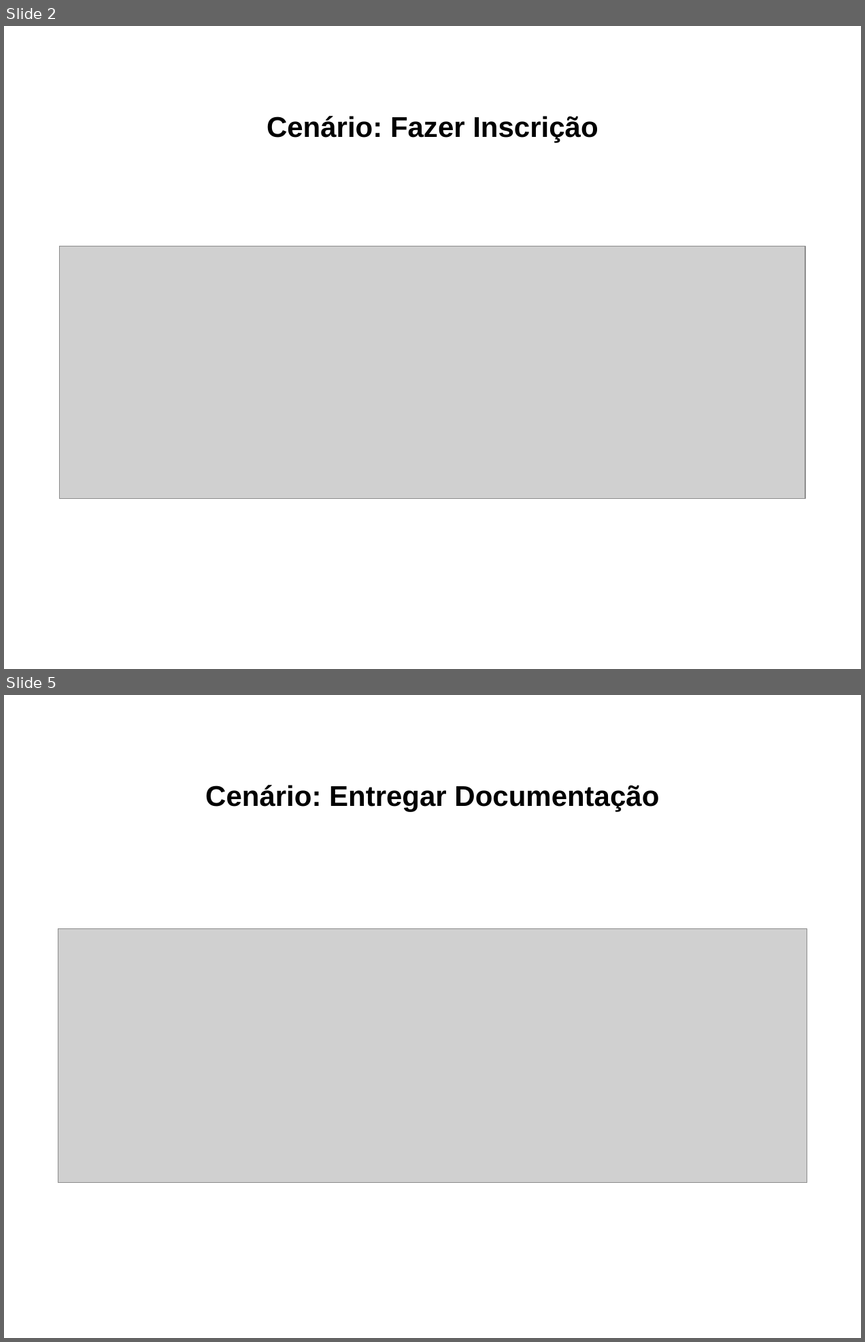
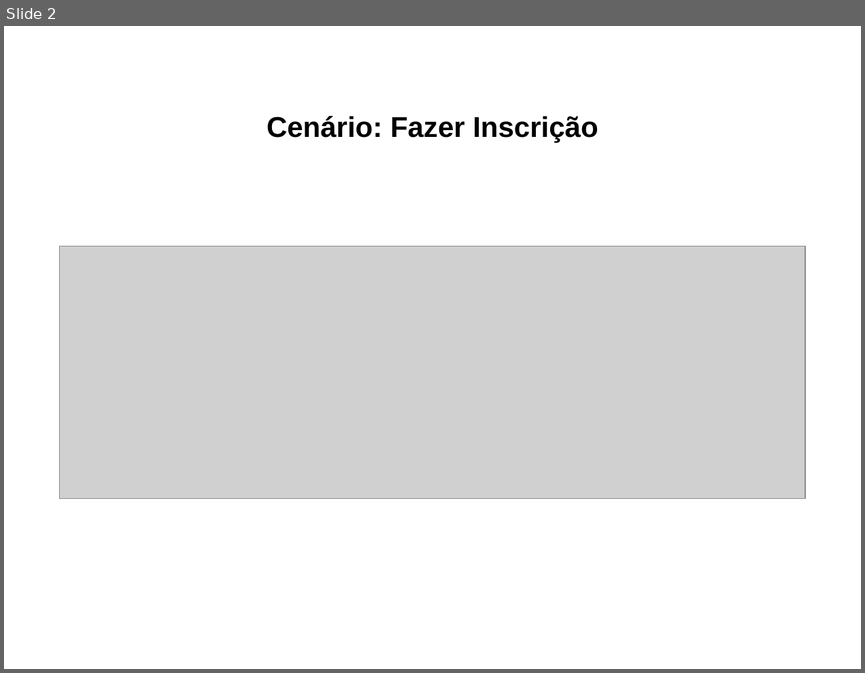
Before and after one commit to leozabotto/smart-owl, a slide deck: Artefatos/15 - Arquitetura de Negócio para cada Cenário.pptx. Shown one above the other, each under a label of ours: slides 2 and 5 before the commit, slide 2 after it; the slides between them are not shown. The pictures are 865x1342 and 865x673 pixels, drawn with LibreOffice and Linux fonts; fonts in the diff are those of the drawing; grey boxes stand for pictures. Boxes give left, top, right and bottom in pixels: in the first picture for what was removed or moved away, otherwise in the second. Text is boxed around its words. In the diff, an @@ line names an element or a change of style, - is before the commit and + after.

```diff
--- a/Artefatos/15 - Arquitetura de Negócio para cada Cenário.pptx
+++ b/Artefatos/15 - Arquitetura de Negócio para cada Cenário.pptx
@@ slide 5 removed at (4, 695, 861, 1338), background #FFFFFF @@
@@ text removed at (205, 785, 659, 811) @@
-Cenário: Entregar Documentação
@@ picture removed at (58, 929, 807, 1183) @@
```
Also in this commit, not shown: 3 slides changed, 2 other slides removed, 3 other files.
